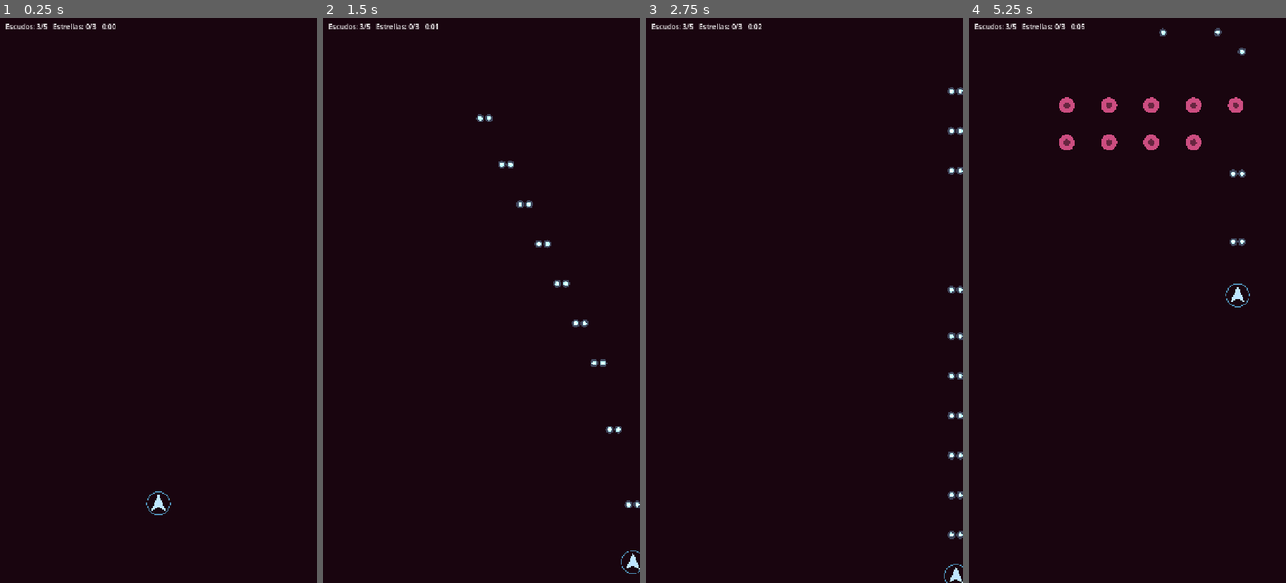
Above: before the commit, frames 1-4 (left to right).
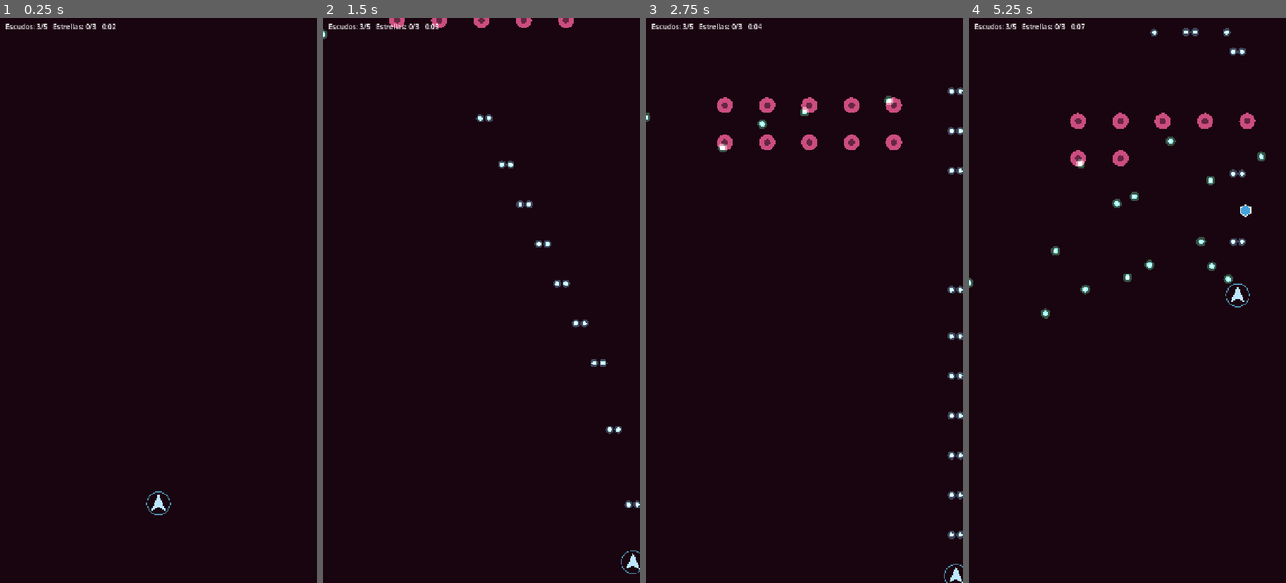
Above: after the commit, the same moments.

Repository: mark2141/cellularwars
Game: Godot game, scene res://scenes/main/main.tscn
Two runs of this game, one before a commit and one after it. Both use one fixed random seed, a clock stepped at 60 frames per second and the inputs below.
Inputs (mouse positions are in pixels of both pictures, inside the frame that each line leads up to):
- Up to frame 1 (0.25 s): no input
- Up to frame 2 (1.5 s): tap Enter at 0.5 s; move the mouse to (551, 272) at 0.52 s; hold Right (move_right) 0.53-1.25 s; hold Space (shoot) 0.53-1.25 s; click (551, 272) at 0.67 s; drag from (418, 328) to (614, 503) at 1.27 s
- Up to frame 3 (2.75 s): move the mouse to (836, 176) at 2.02 s; hold Right (move_right) from 2.03 s (still down); hold Space (shoot) from 2.03 s (still down)
- Up to frame 4 (5.25 s): release Right (move_right) at 2.75 s; release Space (shoot) at 2.75 s; drag from (1111, 413) to (1032, 215) at 2.77 s; move the mouse to (1222, 385) at 3.52 s; hold Left (move_left) 3.53-4.25 s; hold Shift (focus) 3.53-4.25 s; tap Space (shoot) at 3.8 s; drag from (1032, 215) to (1127, 97) at 4.27 s; move the mouse to (1143, 300) at 5.02 s; hold Down (move_down) from 5.03 s (still down); hold Space (shoot) from 5.03 s (still down); click (1143, 300) at 5.17 s

The runs differ from the first frame. In frame 1, less than 0.1% of the frame differs, in the area x 35-37%, y 1-2%; in frame 2, 0.4%; in frame 3, 1.2%; in frame 4, 2.6%, in the area x 0-94%, y 1-54%.

Commit message:
Hace que los enemigos disparen desde el inicio y adelanta la oleada al limpiar el campo
Co-Authored-By: Claude Fable 5.2 <noreply@anthropic.com>
Claude-Session: https://claude.ai/code/session_01AXcMzje3NUiAFTqrS41fwi

Diff:
--- a/resources/levels/level_1.tres
+++ b/resources/levels/level_1.tres
@@ -15,7 +15,6 @@
 time = 3.0
 enemy = ExtResource("2_d3w8w")
 tier = ExtResource("4_br0t4")
-can_shoot = false
 formation = ExtResource("3_v6d2w")
 position = Vector2(360, 240)
 
@@ -24,7 +23,6 @@
 time = 28.0
 enemy = ExtResource("2_d3w8w")
 tier = ExtResource("4_br0t4")
-can_shoot = false
 position = Vector2(180, -40)
 count = 6
 spawn_interval = 0.7
@@ -34,7 +32,6 @@
 time = 40.0
 enemy = ExtResource("2_d3w8w")
 tier = ExtResource("4_br0t4")
-can_shoot = false
 position = Vector2(540, -40)
 count = 6
 spawn_interval = 0.7
@@ -44,7 +41,6 @@
 time = 54.0
 enemy = ExtResource("2_d3w8w")
 tier = ExtResource("4_br0t4")
-can_shoot = false
 formation = ExtResource("5_bqjqr")
 position = Vector2(360, 300)
 
@@ -53,7 +49,6 @@
 time = 78.0
 enemy = ExtResource("2_d3w8w")
 tier = ExtResource("4_br0t4")
-can_shoot = false
 position = Vector2(120, -40)
 count = 5
 spawn_interval = 0.7
@@ -63,7 +58,6 @@
 time = 78.0
 enemy = ExtResource("2_d3w8w")
 tier = ExtResource("4_br0t4")
-can_shoot = false
 position = Vector2(600, -40)
 count = 5
 spawn_interval = 0.7
--- a/scripts/levels/level_runner.gd
+++ b/scripts/levels/level_runner.gd
@@ -9,6 +9,10 @@
 const ENEMY_SCENE := preload("res://scenes/enemies/enemy.tscn")
 
 @export var level: LevelData
+## Si el campo queda vacío, salta la espera hasta la siguiente oleada.
+@export var advance_when_clear: bool = true
+## Segundos de respiro entre limpiar el campo y la siguiente oleada.
+@export var clear_delay: float = 1.2
 ## Solo para pruebas: empieza el nivel en este segundo, saltándose lo anterior.
 @export var debug_start_time: float = 0.0
 
@@ -48,8 +52,11 @@
 		if stream[1] >= event.count:
 			_streams.remove_at(i)
 
-	if not _finished and _next >= _events.size() and _streams.is_empty() \
-			and get_tree().get_nodes_in_group(&"enemies").is_empty():
+	var field_clear := _streams.is_empty() and get_tree().get_nodes_in_group(&"enemies").is_empty()
+	if advance_when_clear and field_clear and _next < _events.size():
+		time = max(time, _events[_next].time - clear_delay)
+
+	if not _finished and _next >= _events.size() and field_clear:
 		_finished = true
 		waves_finished.emit()
 
Not shown, changed: CLAUDE.md
